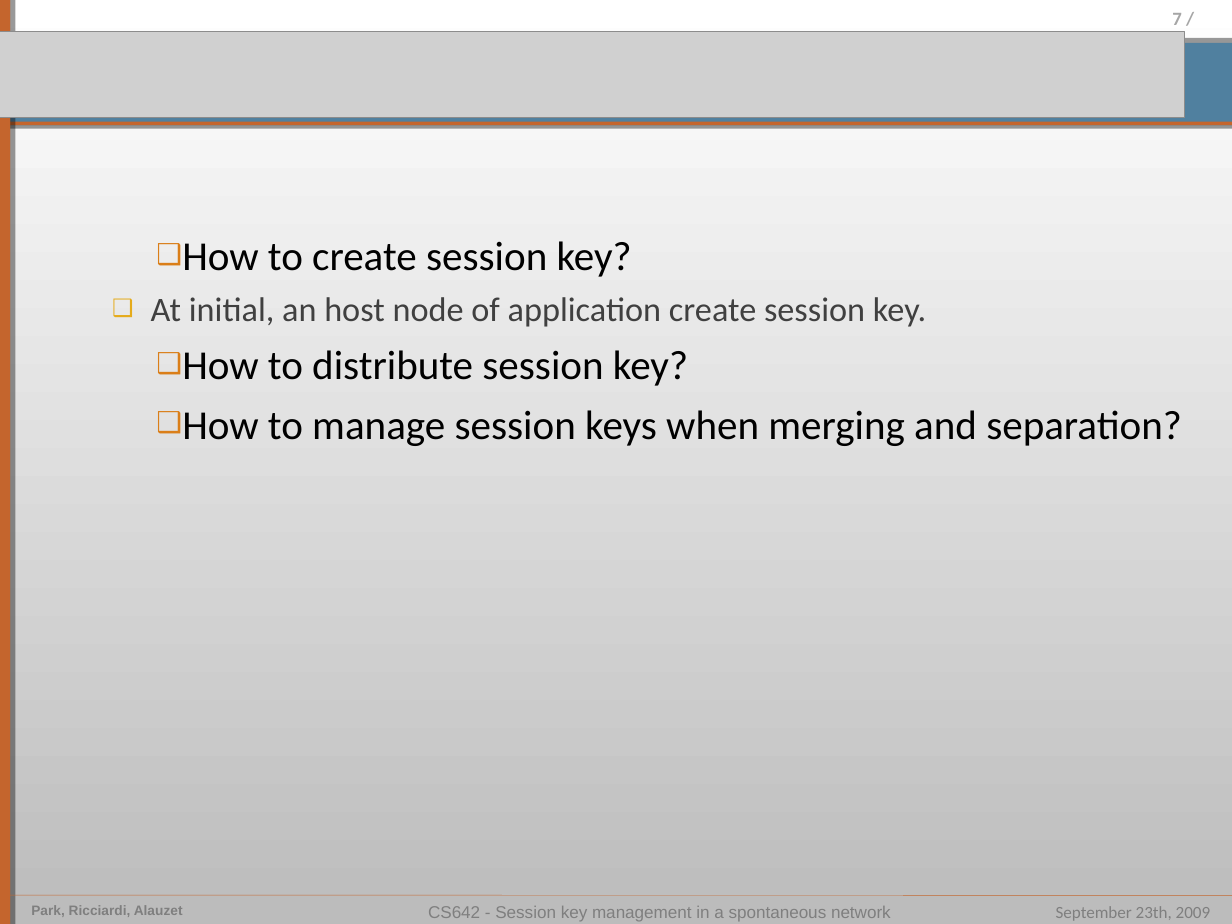
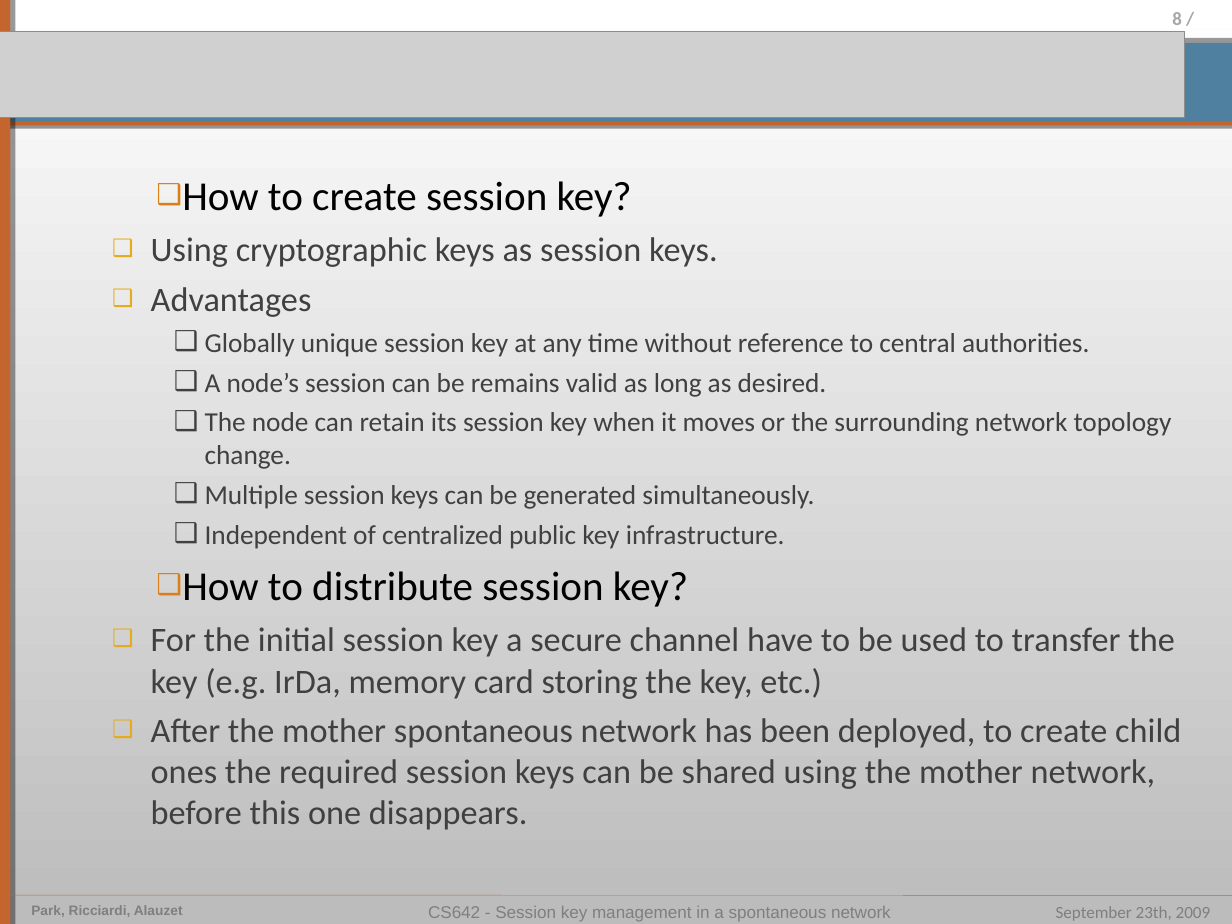
Before and after one commit to pierrealauzet/skemasnet, a slide deck: slide 8 of CS642_HGP_Proposal.ppt (slide 7 before the commit). Drawn at 1232x924 pixels with LibreOffice and Linux fonts; fonts in the diff are those of the drawing; grey boxes stand for pictures. Boxes give left, top, right and bottom in pixels: in the first picture for what was removed or moved away, otherwise in the second. Text is boxed around its words. In the diff, an @@ line names an element or a change of style, - is before the commit and + after.

```diff
--- a/CS642_HGP_Proposal.ppt
+++ b/CS642_HGP_Proposal.ppt
@@ page number at bbox=[1172, 12, 1182, 25]: text changed @@
-7 /
+8 /
@@ text at bbox=[151, 237, 1172, 549]: text changed; size 20 to 16 pt @@
-  ❑ At initial, an host node of application create session key.
+  ❑ Using cryptographic keys as session keys.
+  ❑ Advantages
+    ❑ Globally unique session key at any time without reference to central authorities.
+    ❑ A node’s session can be remains valid as long as desired.
+    ❑ The node can retain its session key when it moves or the surrounding network topology change.
+    ❑ Multiple session keys can be generated simultaneously.
+    ❑ Independent of centralized public key infrastructure.
@@ text at bbox=[151, 627, 1181, 830]: text changed; size 24 to 20 pt; text colour #000000 to #404040 @@
-❑ How to manage session keys when merging and separation?
+  ❑ For the initial session key a secure channel have to be used to transfer the key (e.g. IrDa, memory card storing the key, etc.)
+  ❑ After the mother spontaneous network has been deployed, to create child ones the required session keys can be shared using the mother network, before this one disappears.
```
Also in this commit, not shown: 2 other slides changed, 2 slides added, 1 other file.
